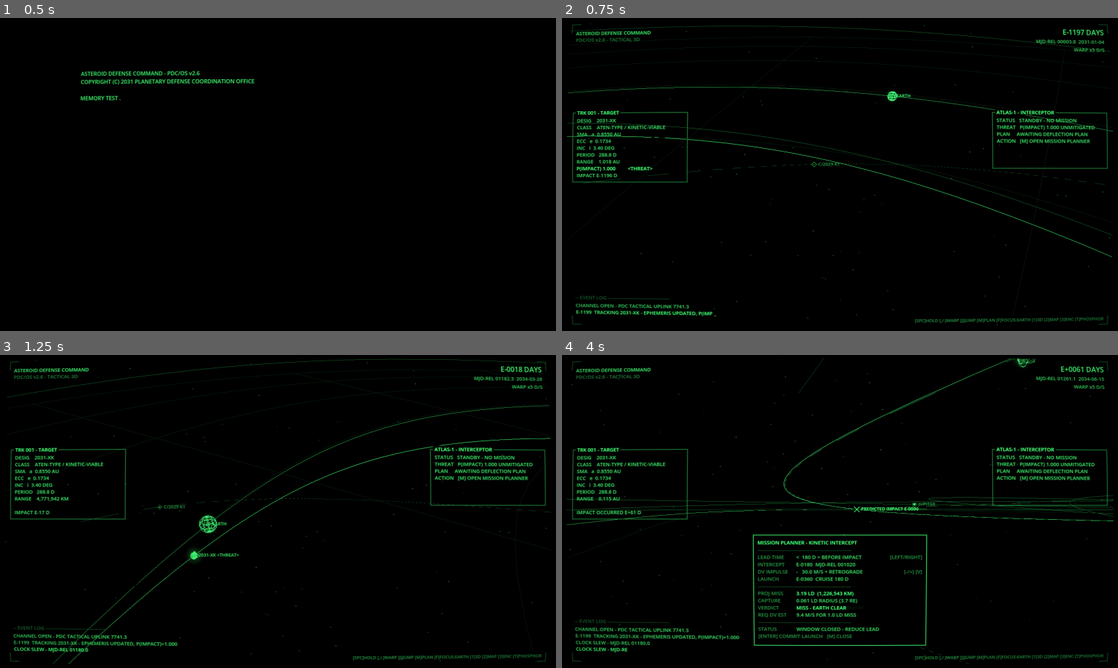
Above: before the commit, frames 1-4 (two rows, left to right).
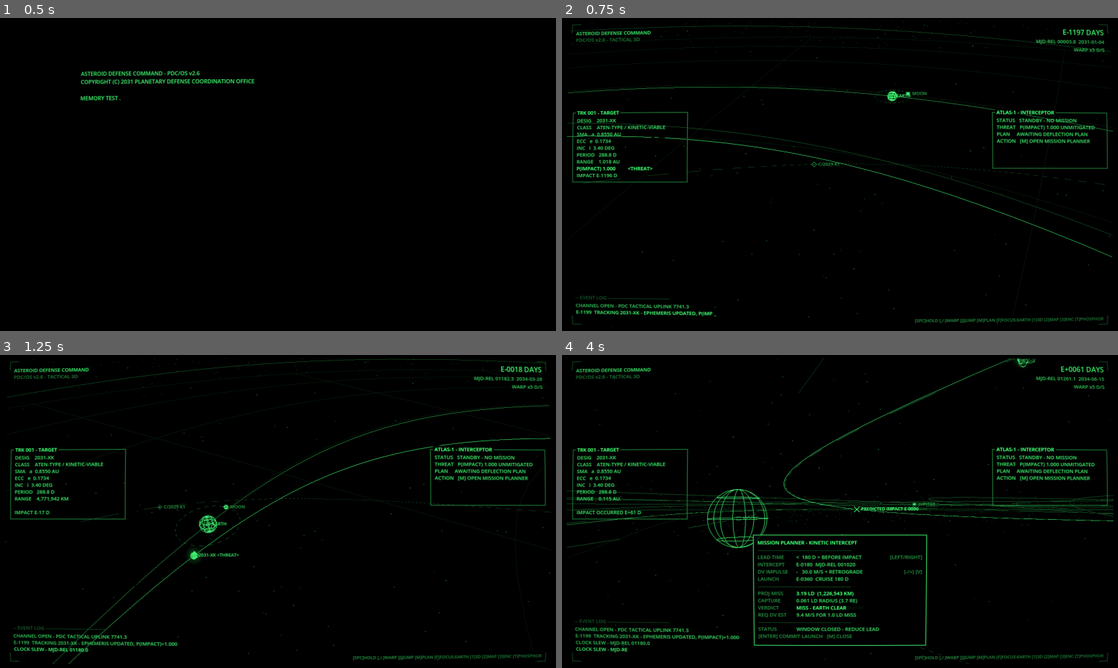
Above: after the commit, the same moments.

Repository: BoykoNeov/AsteroidDefense
Game: Godot game, scene res://main.tscn
The game is run twice, just before and just after one commit, with the same random seed, the same clock (stepped at 60 frames per second) and the same inputs.
Inputs (mouse positions are in pixels of both pictures, inside the frame that each line leads up to):
- Up to frame 1 (0.5 s): no input
- Up to frame 2 (0.75 s): tap Enter (plan_commit) at 0.5 s; move the mouse to (812, 237) at 0.52 s; hold = (plan_dv_up) from 0.53 s (still down); hold F (focus_next) from 0.53 s (still down); click (812, 237) at 0.67 s
- Up to frame 3 (1.25 s): keep holding = (plan_dv_up); keep holding F (focus_next); tap J (milestone_jump) at 0.77 s
- Up to frame 4 (4 s): release = (plan_dv_up) at 1.25 s; release F (focus_next) at 1.25 s; drag from (1006, 558) to (812, 574) at 1.27 s; move the mouse to (673, 464) at 2.02 s; hold - (plan_dv_down) 2.03-2.75 s; hold Enter (plan_commit) 2.03-2.75 s; drag from (867, 511) to (673, 464) at 2.77 s; move the mouse to (756, 433) at 3.52 s; hold - (plan_dv_down) from 3.53 s (still down); hold M (plan_toggle) from 3.53 s (still down); tap J (milestone_jump) at 3.77 s

Frame 1 is identical in both runs. In frame 2, 0.2% of the frame differs, in the area x 1-99%, y 0-99%; in frame 3, 0.2%; in frame 4, 1.2%, in the area x 0-100%, y 1-98%.

Commit message:
Phase 2: full solar system — Saturn+rings, Uranus, Neptune, Moon, asteroid belt
Extend the 3D vector display beyond Jupiter: Saturn (three tilted ring
circles, 26.7 deg obliquity), Uranus and Neptune with J2000-ish elements,
outer scale rings at 5/10/20/30 AU, and a 1600-point main-belt scatter
(2.1-3.3 AU) rotating rigidly at the belt's mean rate. Earth gets a
display-exaggerated Moon on a dashed inclined orbit (real lunar distance
sits inside the wireframe Earth at scene scale), tagged only at close
zoom. Camera zoom-out limit 400 -> 900 and far plane 3000 -> 5000 so
Neptune's orbit fits in frame; starfield sphere pushed to 1800 to stay
outside the widest view. 2D helio plot unchanged (>2 AU filter already
excludes the outer planets).

Co-Authored-By: Claude Fable 5 <noreply@anthropic.com>
Claude-Session: https://claude.ai/code/session_0185wGrMiWkXbsJPC8WntZW9

Diff:
--- a/godot/scripts/orbit_camera.gd
+++ b/godot/scripts/orbit_camera.gd
@@ -16,7 +16,7 @@
 func _ready() -> void:
 	camera = Camera3D.new()
 	camera.near = 0.005
-	camera.far = 3000.0
+	camera.far = 5000.0
 	camera.fov = 55.0
 	add_child(camera)
 	focus_getter = func() -> Vector3: return Vector3.ZERO
@@ -26,7 +26,7 @@
 	var target: Vector3 = focus_getter.call()
 	position = position.lerp(target, minf(1.0, delta * 6.0))
 	pitch = clampf(pitch, -1.45, 1.45)
-	distance = clampf(distance, 0.4, 400.0)
+	distance = clampf(distance, 0.4, 900.0)
 	var dir := Vector3(
 		cos(pitch) * sin(yaw), sin(pitch), cos(pitch) * cos(yaw))
 	camera.position = dir * distance
--- a/godot/scripts/sim.gd
+++ b/godot/scripts/sim.gd
@@ -89,6 +89,9 @@
 		["EARTH",   1.0000, 0.0167, 0.000, 0.000, 102.937, 100.464, 0.080],
 		["MARS",    1.5237, 0.0934, 1.850, 49.558, 336.060, 355.450, 0.060],
 		["JUPITER", 5.2026, 0.0484, 1.303, 100.556, 14.753, 34.404, 0.180],
+		["SATURN",  9.5549, 0.0539, 2.486, 113.715, 92.432, 49.954, 0.150],
+		["URANUS", 19.2184, 0.0473, 0.773, 74.006, 170.954, 313.238, 0.105],
+		["NEPTUNE", 30.110, 0.0086, 1.770, 131.784, 44.965, 304.880, 0.100],
 	]
 	for r in raw:
 		var el := _elements(r[1], r[2], deg_to_rad(r[3]), deg_to_rad(r[4]),
@@ -125,6 +128,27 @@
 	# this b-plane circle, focusing bends the track onto the surface.
 	var ca := close_approach(ast_el)
 	cap_km = R_E * sqrt(1.0 + pow(V_ESC / ca.v_kms.length(), 2.0))
+
+
+# Moon: display-only geocentric circle. The true lunar distance (0.00257 AU
+# = 0.026 scene units) sits INSIDE the wireframe Earth (vis_r 0.08), so the
+# orbit radius is exaggerated the same way body radii are. Never feed this
+# into encounter math — miss distances in LD come from the f64 pipeline.
+const MOON_VIS_R := 0.022              # scene units
+const MOON_ORBIT_VIS := 0.30           # scene units around Earth
+const MOON_PERIOD_D := 27.322
+const MOON_INCL := deg_to_rad(5.145)
+
+
+## Moon offset from Earth in scene units (prograde, slightly inclined).
+func moon_local(t_days: float) -> Vector3:
+	var a := TAU * t_days / MOON_PERIOD_D
+	return Vector3(cos(a), 0.0, -sin(a)).rotated(
+		Vector3.RIGHT, MOON_INCL) * MOON_ORBIT_VIS
+
+
+func moon_pos3d(t_days: float) -> Vector3:
+	return pos3d(earth_el, t_days) + moon_local(t_days)
 
 
 func _build_comet() -> void:
--- a/godot/scripts/solar_system.gd
+++ b/godot/scripts/solar_system.gd
@@ -12,6 +12,8 @@
 
 var sun_node: Node3D
 var body_nodes := {}                  # name -> MeshInstance3D (wireframe)
+var moon_node: MeshInstance3D
+var _belt: MeshInstance3D
 var ast_nominal: MeshInstance3D
 var ast_deflected: MeshInstance3D
 var comet_node: MeshInstance3D
@@ -31,6 +33,7 @@
 	_build_grid()
 	_build_sun()
 	_build_planets()
+	_build_belt()
 	_build_threat()
 	_build_comet()
 	_build_interceptor()
@@ -42,6 +45,10 @@
 	var t: float = Sim.t
 	for el in Sim.planets:
 		body_nodes[el.name].position = Sim.pos3d(el, t)
+	moon_node.position = Sim.moon_local(t)
+	# Rigid rotation at the belt's mean motion (~2.7 AU, T ~ 4.4 yr) —
+	# Kepler shear across the annulus is invisible at display speeds.
+	_belt.rotation.y = TAU * t / (4.4 * 365.25)
 
 	ast_nominal.position = Sim.pos3d(Sim.ast_el, t)
 	ast_nominal.rotate_y(0.01)
@@ -104,7 +111,7 @@
 	var verts := PackedVector3Array()
 	var cols := PackedColorArray()
 	for _i in 900:
-		var v := Vector3(rng.randfn(), rng.randfn(), rng.randfn()).normalized() * 700.0
+		var v := Vector3(rng.randfn(), rng.randfn(), rng.randfn()).normalized() * 1800.0
 		verts.append(v)
 		var b := rng.randf_range(0.12, 0.55)
 		cols.append(Color(b, b, b))
@@ -145,6 +152,23 @@
 	mi.set_instance_shader_parameter("energy", 0.10)
 	mi.name = "EclipticGrid"
 	add_child(mi)
+
+	# Sparse outer rings so the far planets sit on a readable scale.
+	var opts := PackedVector3Array()
+	for r_au in [5.0, 10.0, 20.0, 30.0]:
+		var r: float = r_au * Sim.AU
+		var prev := Vector3(r, 0, 0)
+		for k in range(1, 193):
+			var a := TAU * k / 192.0
+			var p := Vector3(cos(a) * r, 0, sin(a) * r)
+			opts.append(prev)
+			opts.append(p)
+			prev = p
+	var omi := _line_mesh(opts, Mesh.PRIMITIVE_LINES)
+	omi.set_instance_shader_parameter("line_color", Color(1, 1, 1))
+	omi.set_instance_shader_parameter("energy", 0.05)
+	omi.name = "OuterGrid"
+	add_child(omi)
 
 
 func _build_sun() -> void:
@@ -184,7 +208,7 @@
 
 func _build_planets() -> void:
 	for el in Sim.planets:
-		var pts: PackedVector3Array = Sim.orbit_points(el)
+		var pts: PackedVector3Array = Sim.orbit_points(el, 192 if el.a < 6.0 else 384)
 		var orbit := _line_mesh(pts, Mesh.PRIMITIVE_LINE_STRIP)
 		var bright := 0.55 if el.name == "EARTH" else 0.28
 		orbit.set_instance_shader_parameter("line_color", Color(1, 1, 1))
@@ -198,6 +222,81 @@
 		body.name = el.name
 		add_child(body)
 		body_nodes[el.name] = body
+
+		if el.name == "SATURN":
+			_add_saturn_rings(body, el.vis_r)
+		elif el.name == "EARTH":
+			_add_moon(body)
+
+
+## Three concentric ring circles tilted to Saturn's obliquity, parented to
+## the planet so they track it. Gap between 2nd and 3rd reads as Cassini.
+func _add_saturn_rings(body: MeshInstance3D, vis_r: float) -> void:
+	var pts := PackedVector3Array()
+	var tilt := Basis(Vector3.RIGHT, deg_to_rad(26.7))
+	for f in [1.45, 1.75, 2.15]:
+		var r: float = vis_r * f
+		var prev := tilt * Vector3(r, 0, 0)
+		for k in range(1, 65):
+			var a := TAU * k / 64.0
+			var p := tilt * Vector3(cos(a) * r, 0, sin(a) * r)
+			pts.append(prev)
+			pts.append(p)
+			prev = p
+	var rings := _line_mesh(pts, Mesh.PRIMITIVE_LINES)
+	rings.set_instance_shader_parameter("line_color", Color(1, 1, 1))
+	rings.set_instance_shader_parameter("energy", 0.9)
+	rings.name = "SaturnRings"
+	body.add_child(rings)
+
+
+## Moon + its orbit circle, parented to Earth (display-exaggerated radius,
+## see Sim.MOON_ORBIT_VIS). Local position driven from _process.
+func _add_moon(earth_body: MeshInstance3D) -> void:
+	var pts := PackedVector3Array()
+	for k in 97:
+		pts.append(Sim.moon_local(Sim.MOON_PERIOD_D * k / 96.0))
+	var orbit := _line_mesh(_dash(pts, 2, 2), Mesh.PRIMITIVE_LINES)
+	orbit.set_instance_shader_parameter("line_color", Color(1, 1, 1))
+	orbit.set_instance_shader_parameter("energy", 0.30)
+	orbit.name = "MoonOrbit"
+	earth_body.add_child(orbit)
+
+	moon_node = _wire_sphere(Sim.MOON_VIS_R, 8, 4)
+	moon_node.set_instance_shader_parameter("line_color", Color(1, 1, 1))
+	moon_node.set_instance_shader_parameter("energy", 1.1)
+	moon_node.name = "Moon"
+	earth_body.add_child(moon_node)
+
+
+## Main asteroid belt: dim point scatter 2.1-3.3 AU with slight vertical
+## dispersion. Reuses the starfield point shader; rotated rigidly in
+## _process at the belt's mean orbital rate.
+func _build_belt() -> void:
+	var rng := RandomNumberGenerator.new()
+	rng.seed = 27021801
+	var verts := PackedVector3Array()
+	var cols := PackedColorArray()
+	for _i in 1600:
+		var r := rng.randf_range(2.1, 3.3) * Sim.AU
+		var a := rng.randf() * TAU
+		var y := rng.randfn() * 0.03 * r
+		verts.append(Vector3(cos(a) * r, y, sin(a) * r))
+		var b := rng.randf_range(0.05, 0.20)
+		cols.append(Color(b, b, b))
+	var arrays := []
+	arrays.resize(Mesh.ARRAY_MAX)
+	arrays[Mesh.ARRAY_VERTEX] = verts
+	arrays[Mesh.ARRAY_COLOR] = cols
+	var mesh := ArrayMesh.new()
+	mesh.add_surface_from_arrays(Mesh.PRIMITIVE_POINTS, arrays)
+	var mat := ShaderMaterial.new()
+	mat.shader = STAR_SHADER
+	_belt = MeshInstance3D.new()
+	_belt.mesh = mesh
+	_belt.material_override = mat
+	_belt.name = "AsteroidBelt"
+	add_child(_belt)
 
 
 func _build_threat() -> void:
--- a/godot/scripts/tag_layer.gd
+++ b/godot/scripts/tag_layer.gd
@@ -32,6 +32,9 @@
 	_tag_box(cam, Vector3.ZERO, "SOL", dim)
 	for el in Sim.planets:
 		_tag_box(cam, Sim.pos3d(el, t), el.name, mid if el.name == "EARTH" else dim)
+	# Moon tag only at close zoom — at system scale it overlaps EARTH's.
+	if camera_rig.distance < 10.0:
+		_tag_box(cam, Sim.moon_pos3d(t), "MOON", dim)
 
 	var burned: bool = Sim.burned()
 	if burned:
